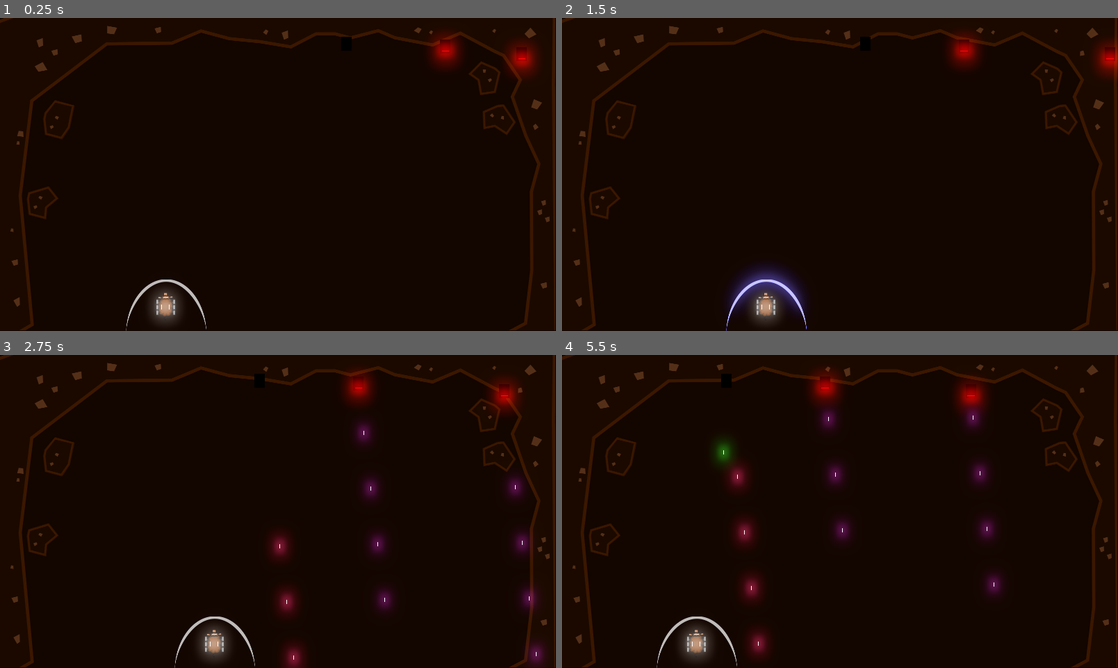
Above: before the commit, frames 1-4 (two rows, left to right).
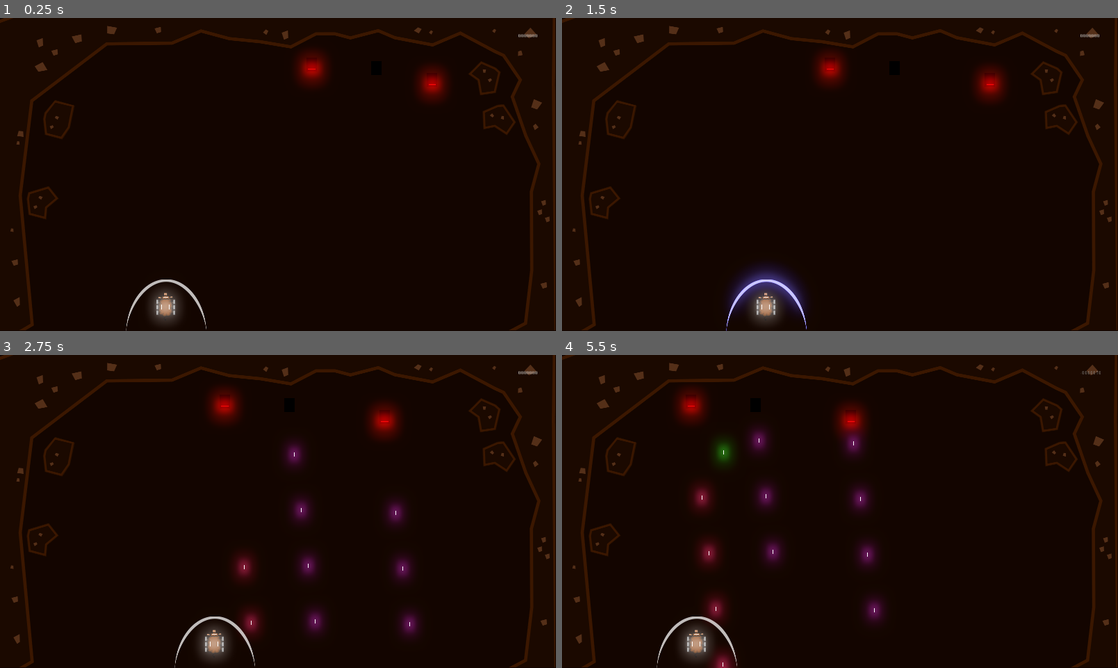
Above: after the commit, the same moments.

Repository: GameDrivenDesign/punk-wolf
Game: Godot game, scene res://game.tscn
Same seed, same stepped clock (60 frames per second), same inputs: the game is played once before the commit and once after it.
Inputs:
- Up to frame 1 (0.25 s): no input
- Up to frame 2 (1.5 s): hold Right (ui_right) 0.53-1.28 s; hold R (shield_blue) 0.53-1.28 s; hold Left (ui_left) from 1.28 s (still down); tap E (shield_red) at 1.35 s
- Up to frame 3 (2.75 s): release Left (ui_left) at 2.03 s; hold Right (ui_right) from 2.03 s (still down); tap Q (shoot_0) at 2.1 s
- Up to frame 4 (5.5 s): tap W (shoot_1) at 2.85 s; release Right (ui_right) at 3.53 s; hold R (shield_blue) 3.53-4.28 s; hold Left (ui_left) from 3.53 s (still down); tap E (shield_red) at 4.35 s; tap Q (shoot_0) at 5.1 s

The runs differ from the first frame. In frame 1, 2.2% of the frame differs, in the area x 53-97%, y 4-27%; in frame 2, 2.1%; in frame 3, 5.9%; in frame 4, 6.4%, in the area x 20-97%, y 4-100%.

Commit message:
make sure enemies spawn in a good area; add a score display

Diff:
--- a/game.gd
+++ b/game.gd
@@ -2,13 +2,17 @@
 
 var enemy_count = 0
 var stage_count = 0
+var score: int = 0
 
 func _ready():
 	next_stage()
+	$Sheep.connect("hit", self, "sheep_hit")
 
 func spawn_enemy(file):
 	var enemy = load(file).instance()
-	enemy.position = Vector2(rand_range(0, get_viewport_rect().size.x), rand_range(40, 120))
+	enemy.position = Vector2(
+		rand_range(Global.PADDING_HORIZONTAL.x, get_viewport_rect().size.x - Global.PADDING_HORIZONTAL.y),
+		rand_range(Global.PADDING_TOP, Global.PADDING_TOP + 120))
 	enemy.connect("killed", self, "enemy_killed")
 	add_child(enemy)
 	enemy_count += 1
@@ -16,8 +20,16 @@
 
 func enemy_killed():
 	enemy_count -= 1
+	update_score(300)
 	if enemy_count <= 0:
 		next_stage()
+
+func sheep_hit():
+	update_score(-10)
+
+func update_score(delta):
+	score += delta
+	$camera/CanvasLayer/Label.text = str(score).pad_zeros(7)
 
 func next_stage():
 	enemy_count = 0
--- a/game.tscn
+++ b/game.tscn
@@ -27,6 +27,18 @@
 max_offset = Vector2( 50, 25 )
 max_roll = 0.1
 
+[node name="CanvasLayer" type="CanvasLayer" parent="camera"]
+
+[node name="Label" type="Label" parent="camera/CanvasLayer"]
+margin_left = 1491.32
+margin_top = 45.306
+margin_right = 1531.32
+margin_bottom = 59.306
+text = "0000000"
+__meta__ = {
+"_edit_use_anchors_": false
+}
+
 [node name="background" type="Sprite" parent="."]
 position = Vector2( 798.055, 452.563 )
 texture = ExtResource( 1 )
--- /dev/null
+++ b/global.gd
@@ -0,0 +1,4 @@
+extends Node
+
+const PADDING_HORIZONTAL: Vector2 = Vector2(250, 300)
+const PADDING_TOP: float = 80.0
--- a/project.godot
+++ b/project.godot
@@ -23,6 +23,10 @@
 config/name="Punk-wolf"
 run/main_scene="res://game.tscn"
 config/icon="res://icon.png"
+
+[autoload]
+
+Global="*res://global.gd"
 
 [display]
 
--- a/sheep.gd
+++ b/sheep.gd
@@ -1,4 +1,6 @@
 extends KinematicBody2D
+
+signal hit
 
 export (int) var speed = 200
 
@@ -47,4 +49,5 @@
 
 func take_damage(amount):
 	health -= amount
+	emit_signal("hit")
 	$"../camera".add_trauma(1)
--- a/wolf.gd
+++ b/wolf.gd
@@ -19,7 +19,8 @@
 func _ready():
 	current_spawn = randf() * 3
 	to_right = true if randf() > 0.5 else false
-	position_right = get_viewport_rect().size.x
+	position_right = get_viewport_rect().size.x - Global.PADDING_HORIZONTAL.y
+	position_left = Global.PADDING_HORIZONTAL.x
 
 func _physics_process(delta: float):
 	if to_right:
